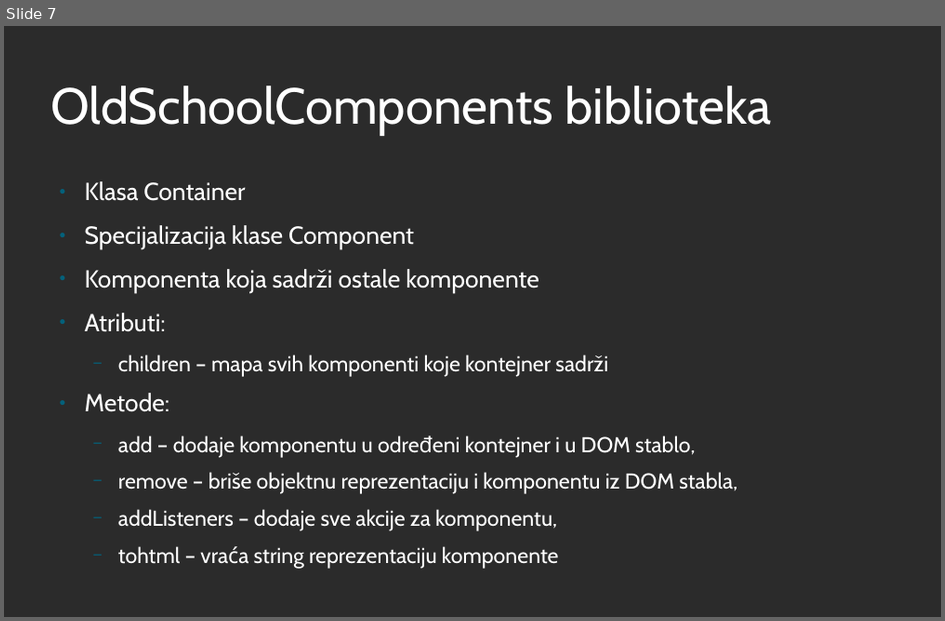
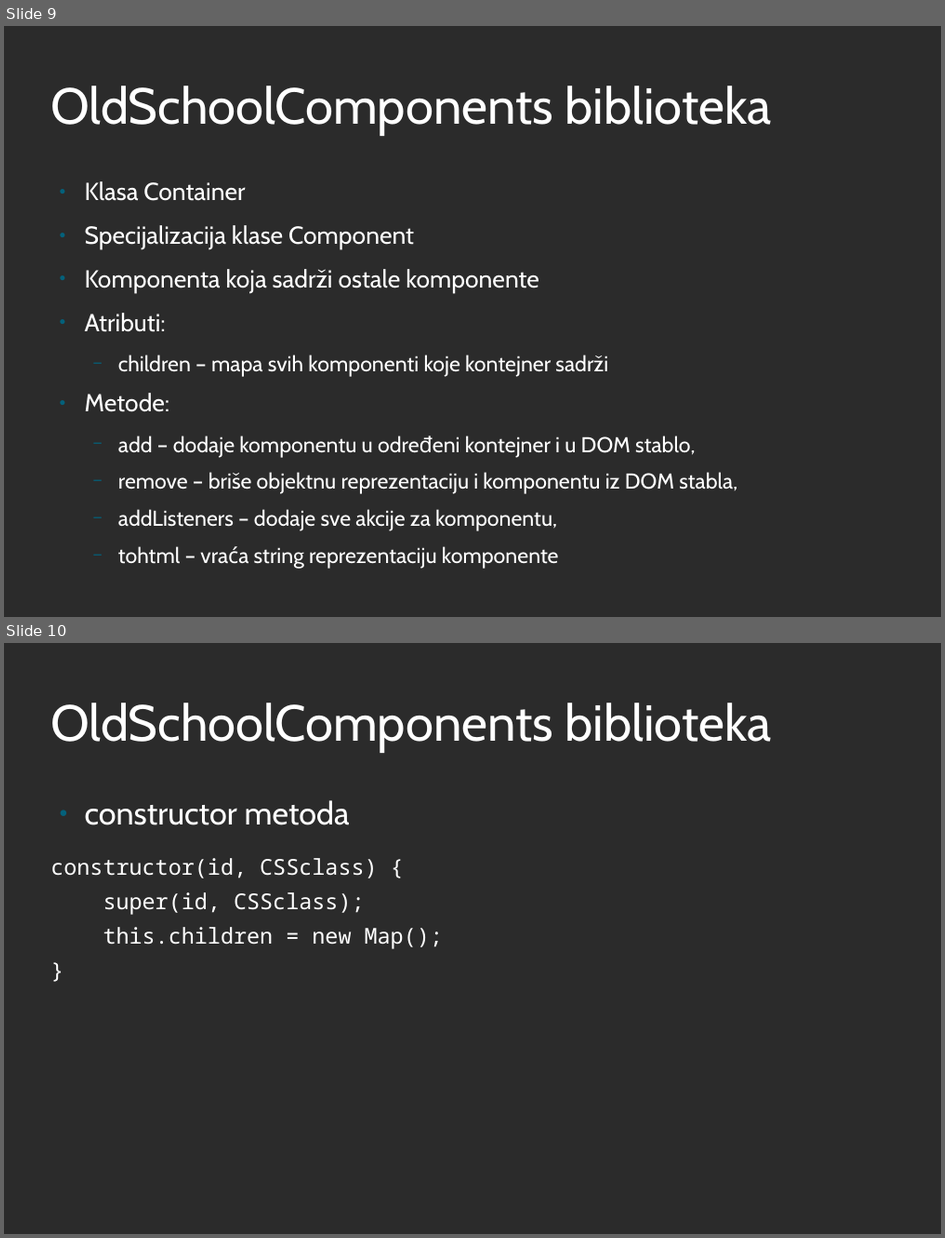
Before and after one commit to iv17/MScThesis, a slide deck: IvanaSavinPresentation.odp. Shown one above the other, each under a label of ours: slide 7 before the commit, slides 9 and 10 after it. The pictures are 945x621 and 945x1238 pixels, drawn with LibreOffice and Linux fonts; fonts in the diff are those of the drawing; background and template pictures are left out; a plain dark background stands for a picture behind light text. Boxes give left, top, right and bottom in pixels: in the first picture for what was removed or moved away, otherwise in the second. Text is boxed around its words. In the diff, an @@ line names an element or a change of style, - is before the commit and + after.

```diff
--- a/IvanaSavinPresentation.odp
+++ b/IvanaSavinPresentation.odp
@@ slide 10 added at (4,643,941,1234), background picture (left out) @@
@@ title added at (50,703,772,752), 51 pt, text #FFFFFF @@
+OldSchoolComponents biblioteka
@@ text added at (50,800,443,949), 22 pt, text #FFFFFF @@
+● constructor metoda
+constructor(id, CSSclass) {
+super(id, CSSclass);
+this.children = new Map();
+}
@@ what was slide 7 is now slide 9 @@
```
Also in this commit, not shown: 7 other slides added, 1 slide removed, 1 other file.
